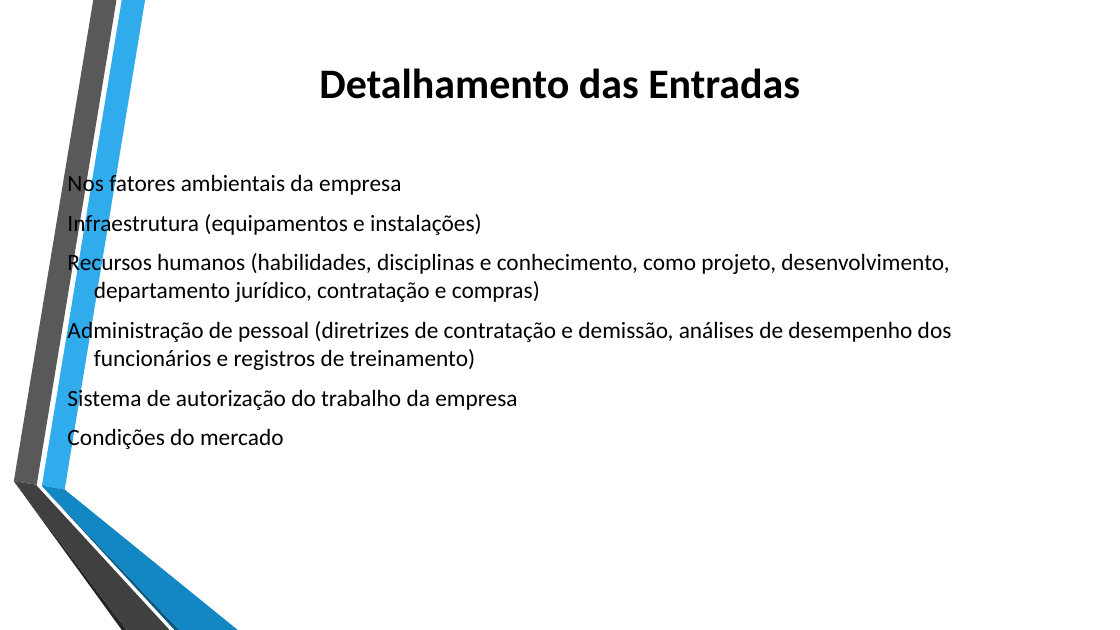
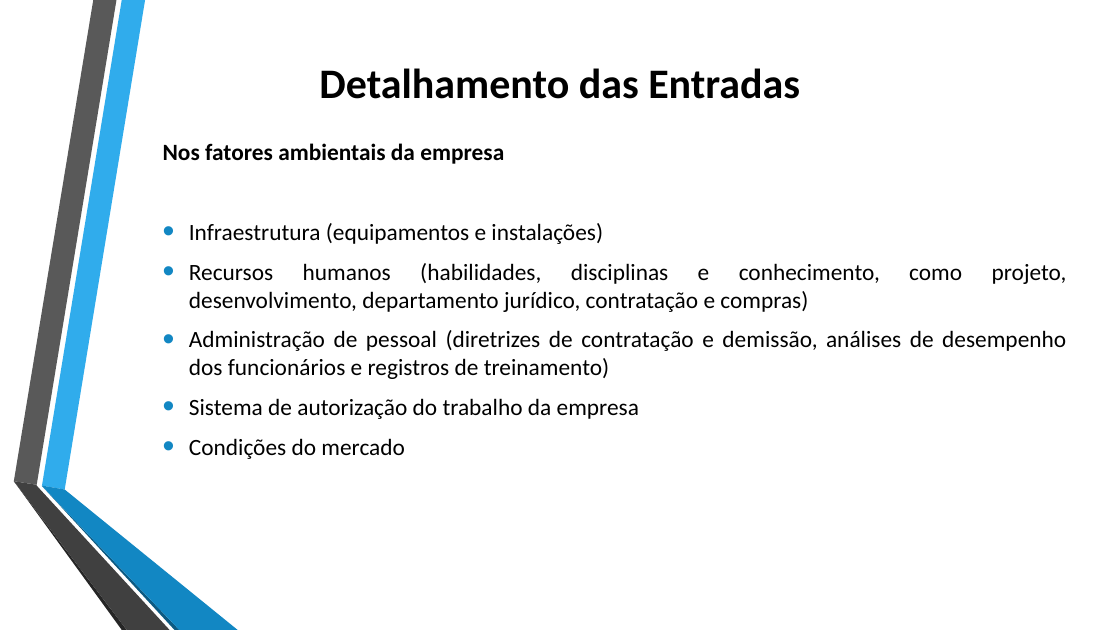
Before and after one commit to jharbes/ADMINISTRACAO-DE-REDES, a slide deck: slide 9 of RELATORIO PROVA P2/relatorio-pmbok-capitulo4-jharbes.pptx. Drawn at 1120x630 pixels with LibreOffice and Linux fonts; fonts in the diff are those of the drawing. Boxes give left, top, right and bottom in pixels: in the first picture for what was removed or moved away, otherwise in the second. Text is boxed around its words. In the diff, an @@ line names an element or a change of style, - is before the commit and + after.

```diff
--- a/RELATORIO PROVA P2/relatorio-pmbok-capitulo4-jharbes.pptx
+++ b/RELATORIO PROVA P2/relatorio-pmbok-capitulo4-jharbes.pptx
@@ text "Nos fatores ambientais da empresa": place and size @@
-text "Nos fatores ambientais da empresa" at box(67, 171, 952, 452)
+text "Nos fatores ambientais da empresa" at box(163, 143, 1066, 459)
@@ text "Nos fatores ambientais da empresa" at box(163, 143, 1066, 459): bold on in "Nos fatores ambientais da empresa"; alignment left to justified; bullet none to • @@
```
Also in this commit, not shown: 6 other slides changed.
